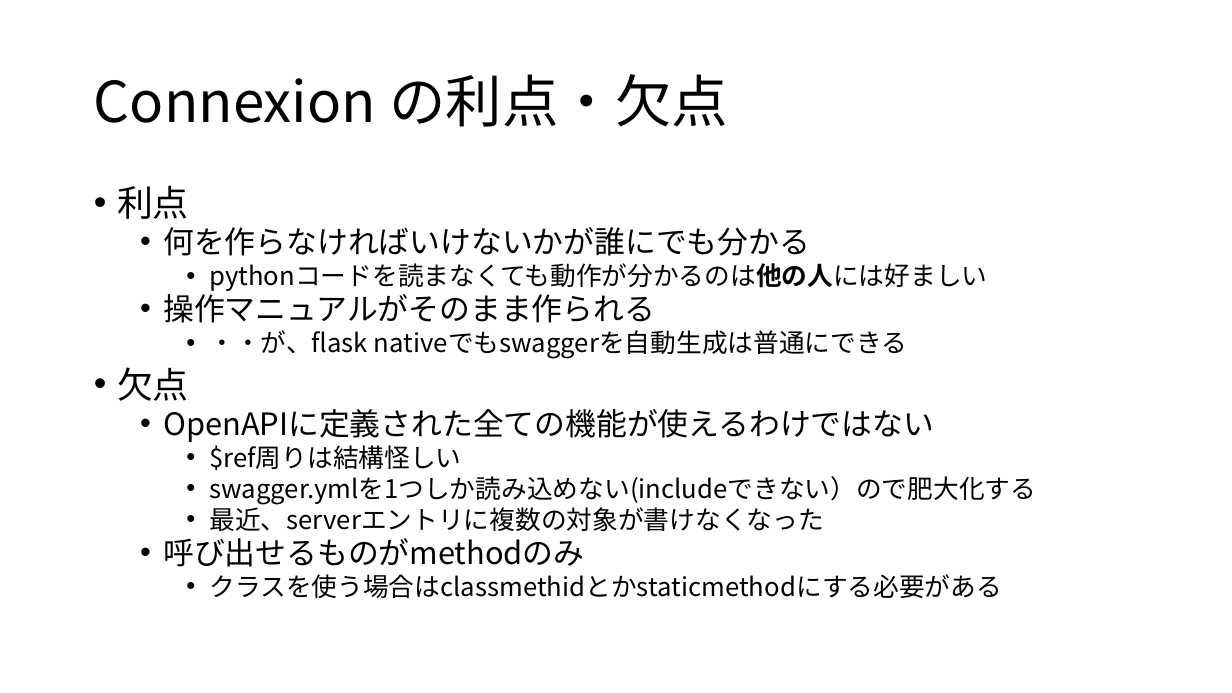
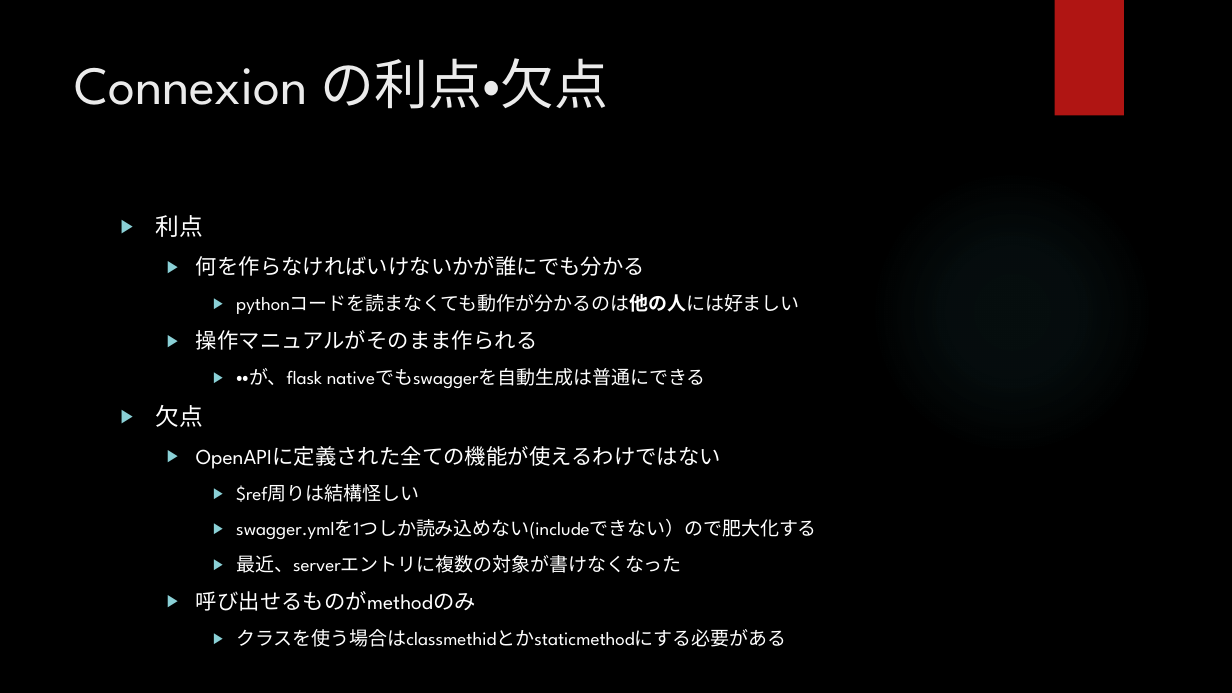
Before and after one commit to ainamori/pyconjp, a slide deck: slide 10 of Spec-driven development for REST API.pptx (slide 9 before the commit). Drawn at 1232x693 pixels with LibreOffice and Linux fonts; fonts in the diff are those of the drawing; background and template pictures are left out. Boxes give left, top, right and bottom in pixels: in the first picture for what was removed or moved away, otherwise in the second. Text is boxed around its words. In the diff, an @@ line names an element or a change of style, - is before the commit and + after.

Commit message:
Update slide
Change background and some messages.

```diff
--- a/Spec-driven development for REST API.pptx
+++ b/Spec-driven development for REST API.pptx
@@ background #FFFFFF to picture (left out) @@
@@ rectangle added at (x1=1055, y1=0, x2=1124, y2=116), fill #B01513 @@
@@ title "Connexion の利点・欠点" moved from (x1=94, y1=74, x2=728, y2=127) to (x1=75, y1=58, x2=609, y2=109) @@
@@ title "Connexion の利点・欠点" at (x1=75, y1=58, x2=609, y2=109): size 44 to 42 pt, font Noto Sans CJK JP to League Spartan, text colour #000000 to #EBEBEB; line spacing 0.9 to 1; vertical alignment middle to top @@
@@ ellipse added at (x1=870, y1=169, x2=1154, y2=454), fill gradient #50B9C1 @@
@@ text "利点" moved from (x1=117, y1=185, x2=1036, y2=598) to (x1=155, y1=215, x2=817, y2=647) @@
@@ text "利点" at (x1=155, y1=215, x2=817, y2=647): size 28 to 18.5 pt in "利点", "欠点"; font Noto Sans CJK JP to League Spartan, text colour #000000 to #FFFFFF; size 24 to 16.6 pt in "何を作らなければいけないかが誰にでも分かる", "操作マニュアルがそのまま作られる", "OpenAPIに定義された全ての機能が使えるわけではない", "呼び出せるものがmethodのみ"; size 20 to 14.8 pt in "pythonコードを読まなくても動作が分かるのは他の人には好ましい", "・・が、flask nativeでもswaggerを自動生成は普通にできる", "$ref周りは結構怪しい", "swagger.ymlを1つしか読み込めない(includeできない）ので肥大化する" and 2 more places; bullet • to ▶; line spacing 0.8 to 1; more space between paragraphs @@
```
Also in this commit, not shown: 9 other slides changed, 1 slide added.
